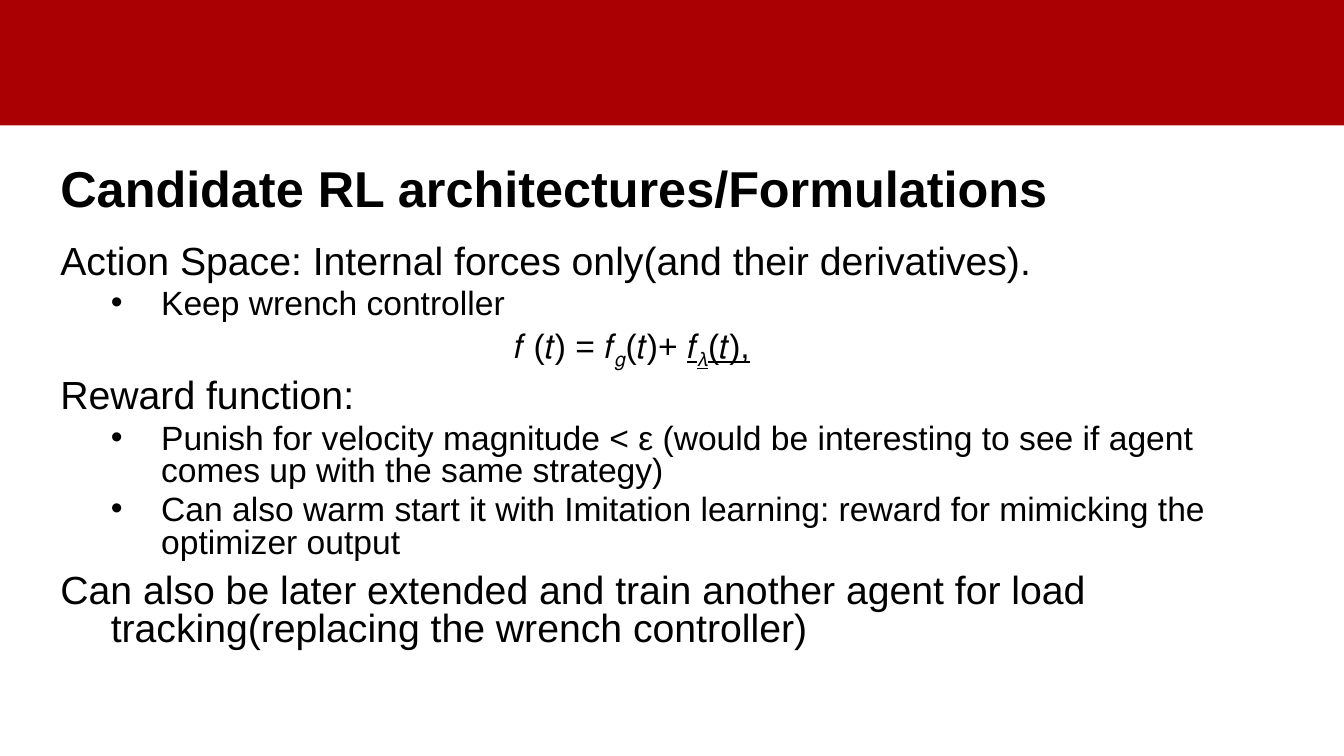
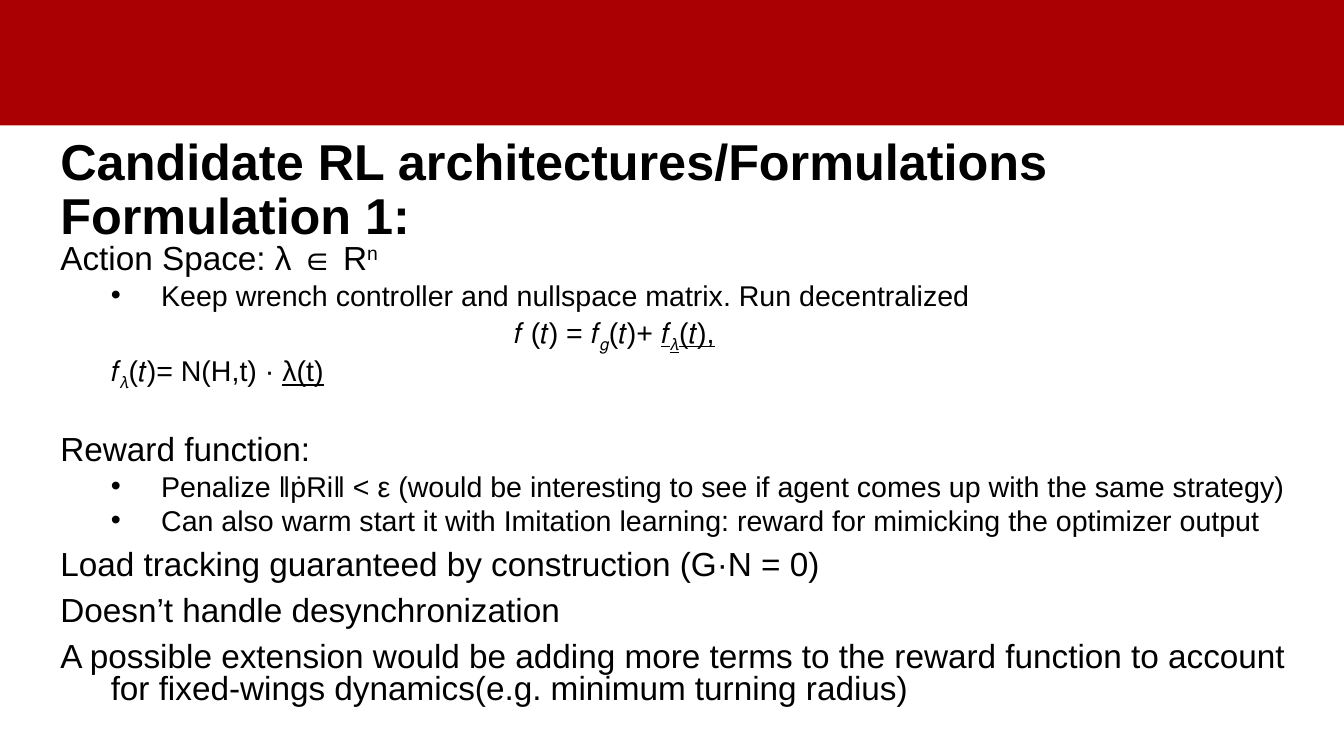
Before and after one commit to amedhisham/FixedWingsCoopTransportation, a slide deck: slide 4 of documentation/Meeting 3.pptx. Drawn at 1344x756 pixels with LibreOffice and Linux fonts; fonts in the diff are those of the drawing; background and template pictures are left out. Boxes give left, top, right and bottom in pixels: in the first picture for what was removed or moved away, otherwise in the second. Text is boxed around its words. In the diff, an @@ line names an element or a change of style, - is before the commit and + after.

Commit message:
behaved optimizer although constrained, good first candidate for training

```diff
--- a/documentation/Meeting 3.pptx
+++ b/documentation/Meeting 3.pptx
@@ title at <box>60,143,1047,235</box>: text changed @@
-Candidate RL architectures/Formulations
+Candidate RL architectures/Formulations
+Formulation 1:
@@ text at <box>60,246,969,311</box>: text changed; size 28 to 20.4 pt @@
-Action Space: Internal forces only(and their derivatives).
-  • Keep wrench controller
+Action Space: λ ∈ Rn
+  • Keep wrench controller and nullspace matrix. Run decentralized
@@ text at <box>60,322,1259,537</box>: size 24 to 20.4 pt in "𝑓 (𝑡) = 𝑓𝑔(𝑡)+ 𝑓𝜆(𝑡),", "Can also warm start it with Imitation ..."; size 28 to 23.8 pt in "Reward function:" @@
@@ text at <box>138,360,323,387</box>: paragraph added @@
+  𝑓𝜆(𝑡)= N(H,t) · λ(t)
@@ text at <box>161,476,1284,502</box>: text changed; size 24 to 20.4 pt @@
-  • Punish for velocity magnitude < ε (would be interesting to see if agent comes up with the same strategy)
+  • Penalize ‖ṗRi‖ < ε (would be interesting to see if agent comes up with the same strategy)
@@ text at <box>60,552,1285,707</box>: text changed; size 28 to 23.8 pt @@
-Can also be later extended and train another agent for load tracking(replacing the wrench controller)
+Load tracking guaranteed by construction (G·N = 0)
+Doesn’t handle desynchronization
+A possible extension would be adding more terms to the reward function to account for fixed-wings dynamics(e.g. minimum turning radius)
```
Also in this commit, not shown: 3 other slides changed, 1 slide added, 5 other files.
